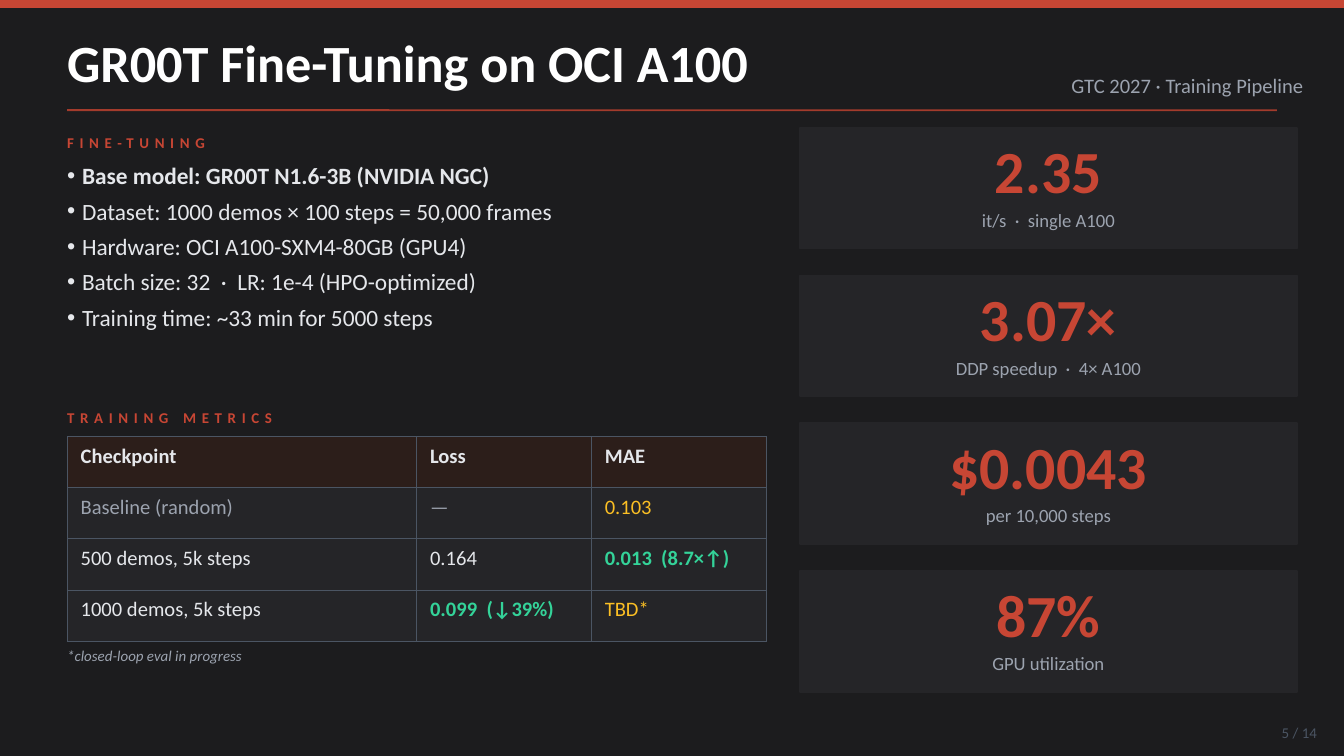
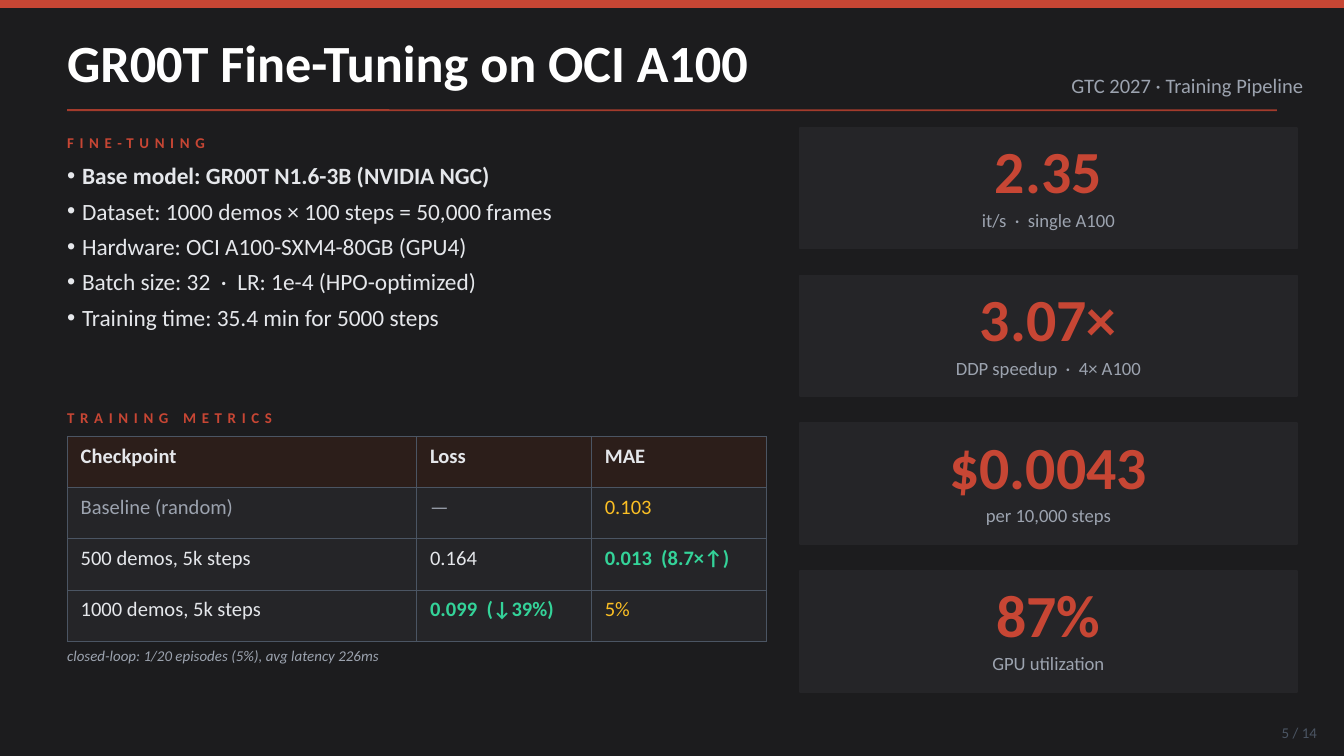
Before and after one commit to qianjun22/roboticsai, a slide deck: slide 5 of OCI_Robot_Cloud_GTC2027.pptx. Drawn at 1344x756 pixels with LibreOffice and Linux fonts; fonts in the diff are those of the drawing. Boxes give left, top, right and bottom in pixels: in the first picture for what was removed or moved away, otherwise in the second. Text is boxed around its words. In the diff, an @@ line names an element or a change of style, - is before the commit and + after.

```diff
--- a/OCI_Robot_Cloud_GTC2027.pptx
+++ b/OCI_Robot_Cloud_GTC2027.pptx
@@ text at (82,310,439,330): text changed @@
-• Training time: ~33 min for 5000 steps
+• Training time: 35.4 min for 5000 steps
@@ table at (67,437,766,624) @@
-row 4, column 3: TBD*
+row 4, column 3: 5%
@@ text at (67,650,378,664): text changed @@
-*closed-loop eval in progress
+closed-loop: 1/20 episodes (5%), avg latency 226ms
```
Also in this commit, not shown: 6 other slides changed, 2 other files.
